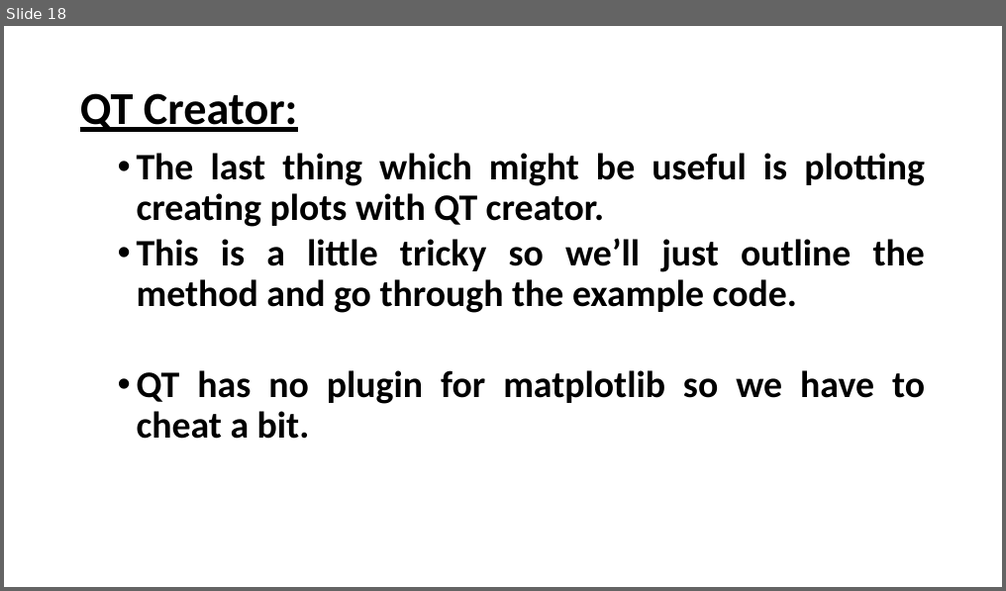
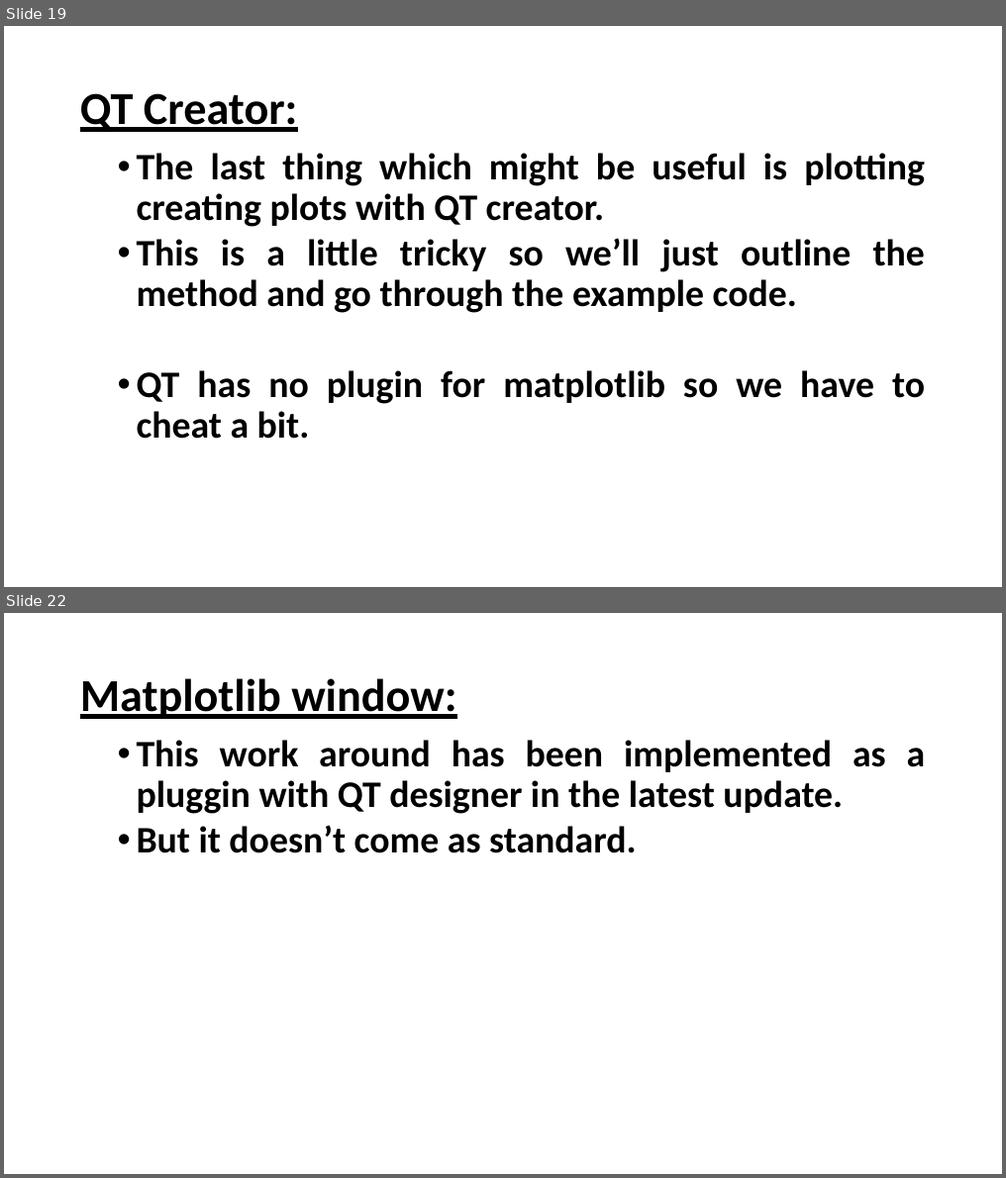
Before and after one commit to joeybrennan/Python-UI-Projects, a slide deck: GUI How to/User Interfaces.pptx. Shown one above the other, each under a label of ours: slide 18 before the commit, slides 19 and 22 after it; the slides between them are not shown. The pictures are 1006x591 and 1006x1178 pixels, drawn with LibreOffice and Linux fonts; fonts in the diff are those of the drawing; background and template pictures are left out. Boxes give left, top, right and bottom in pixels: in the first picture for what was removed or moved away, otherwise in the second. Text is boxed around its words. In the diff, an @@ line names an element or a change of style, - is before the commit and + after.

```diff
--- a/GUI How to/User Interfaces.pptx
+++ b/GUI How to/User Interfaces.pptx
@@ slide 22 added at [4,613,1002,1174], background picture (left out) @@
@@ rectangle added at [4,613,1002,1174], fill #FFFFFF at 59% opacity @@
@@ title added at [80,678,456,719], 44 pt, text #000000, bold, underline @@
+Matplotlib window:
@@ text added at [137,740,926,854], 36 pt, text #000000, bold @@
+  • This work around has been implemented as a pluggin with QT designer in the latest update.
+  • But it doesn’t come as standard.
@@ what was slide 18 is now slide 19 @@
```
Also in this commit, not shown: 6 slides changed, 3 other slides added.
